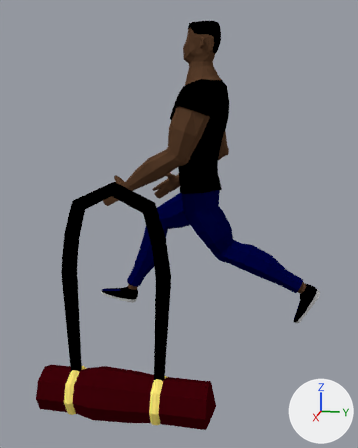
The Blender file Documentacao/Personagens/Pedro Cardoso/marombado.blend as it was, and as the next commit left it.
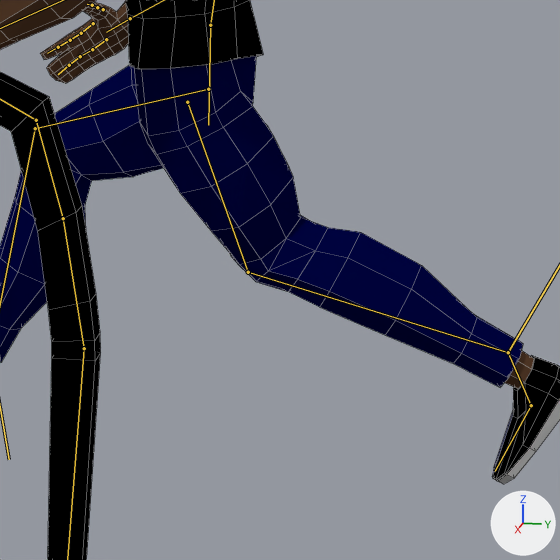
Each version appears first whole from a camera (50 mm lens) standing at (2.55, 0.46, 1.28) and looking at (0.49, 0.05, 0.76), and next in a close-up on the part from 39% to 88% of the width and 38% to 78% of the height. Every picture has the same lights, and +X, +Y and +Z are marked at lower right. Both versions are drawn at frame 25 of the action 'Run Cycle'; the numbers are the values there. The bones that bend it are drawn over the model as lines in the close-ups. The close-ups show mesh edges as thin lines.

In view in the first close-up: 'Bolsa', 'Corpo'.
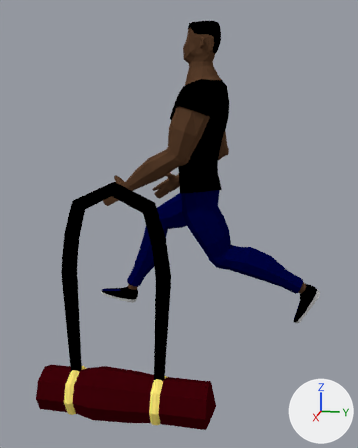
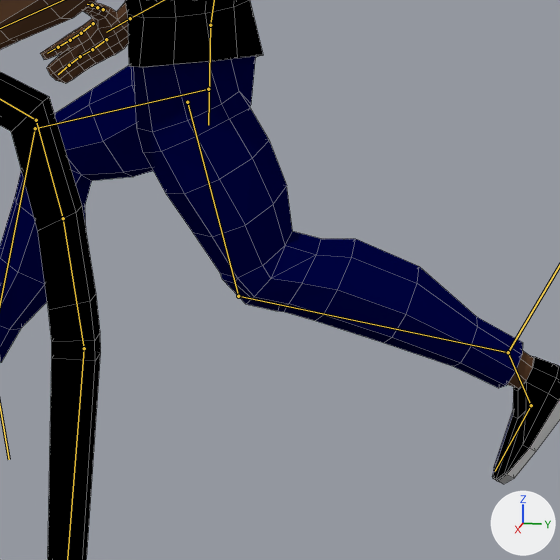
Where the change shows, as pixel boxes [x1, y1, x2, y2] in the close-ups (560 x 560 px):
'Corpo', posed
    both: [0, 0, 560, 484]

The edits, one by one:
Bone 'LegPole.L' (bone_legpole_l) moves from (-0.077, -0.041, 0.005) to (0.167, -0.075, 0.005).
